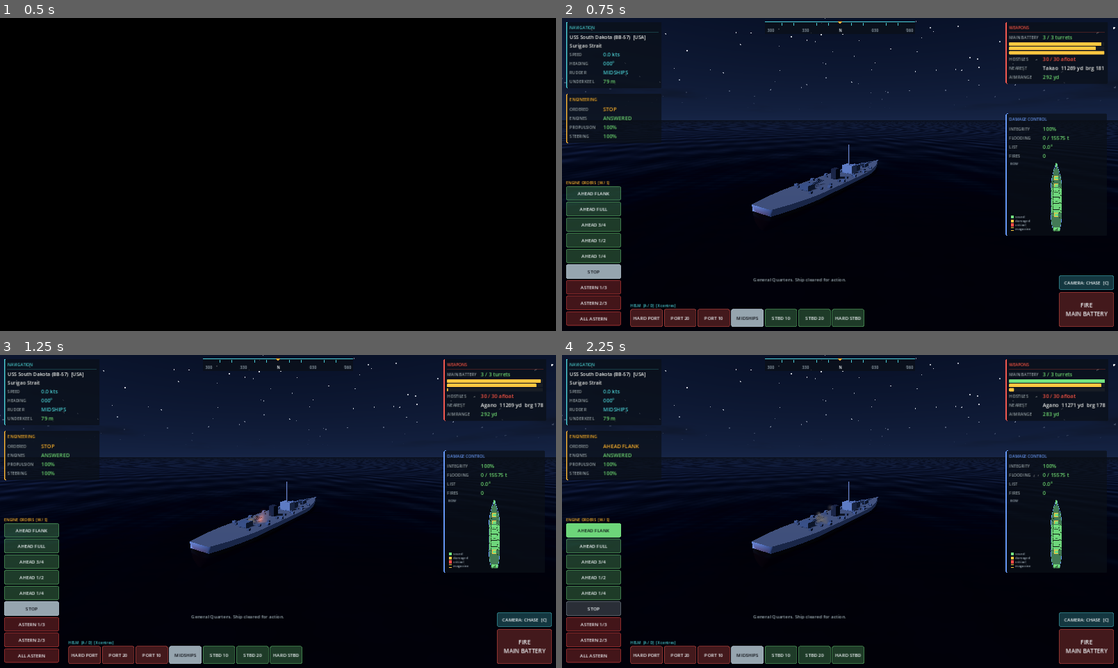
Above: before the commit, frames 1-4 (two rows, left to right).
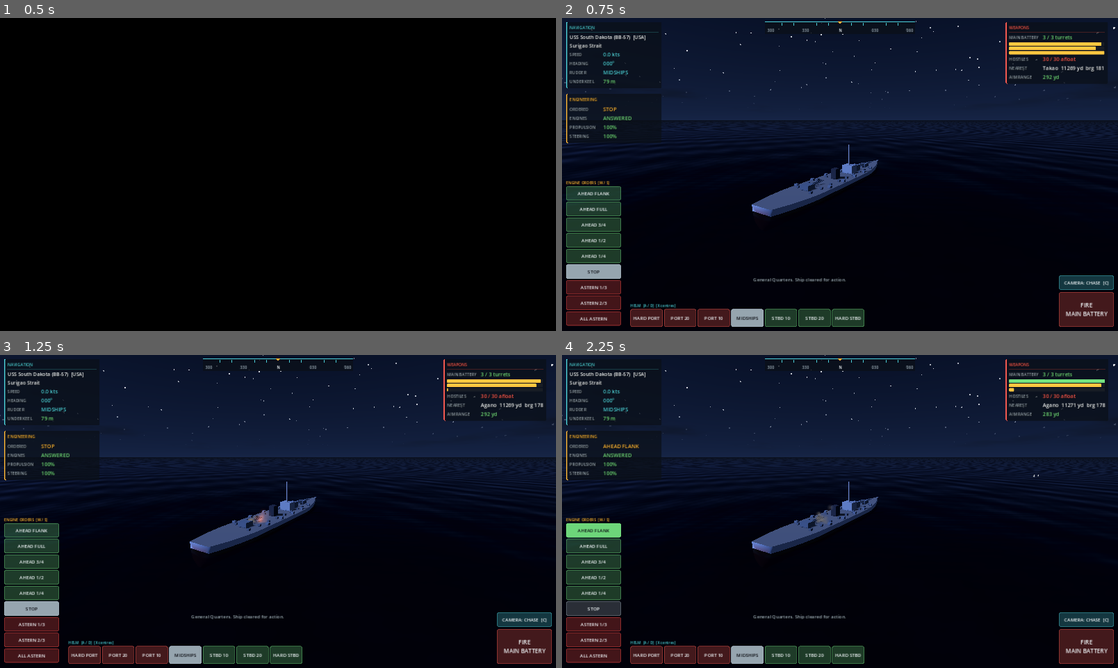
Above: after the commit, the same moments.

Repository: KWKoch/HullDown
Game: Godot game, scene res://scenes/title_cinematic.tscn
Two runs of this game, one before a commit and one after it. Both use one fixed random seed, a clock stepped at 60 frames per second and the inputs below.
Inputs (mouse positions are in pixels of both pictures, inside the frame that each line leads up to):
- Up to frame 1 (0.5 s): no input
- Up to frame 2 (0.75 s): tap Enter at 0.5 s; move the mouse to (962, 158) at 0.52 s; hold D (rudder_right) from 0.53 s (still down); tap X at 0.6 s; click (962, 158) at 0.67 s
- Up to frame 3 (1.25 s): keep holding D (rudder_right); tap Space at 0.77 s
- Up to frame 4 (2.25 s): release D (rudder_right) at 1.25 s; click "AHEAD FLANK" at 1.25 s; click "AHEAD FLANK ..." at 2 s

Frame 1 is identical in both runs. In frame 2, 1.2% of the frame differs, in the area x 79-98%, y 30-70%; in frame 3, 1.2%; in frame 4, 1.3%.

Commit message:
Hide damage-control panel and schematic while reworking the UI (flag SHOW_DAMAGE_PANEL)
Co-Authored-By: Claude Sonnet 5.5 <noreply@anthropic.com>
Claude-Session: https://claude.ai/code/session_01LqtTQ2aJhkQrxi4uazJqin

Diff:
--- a/scripts/ui/hud.gd
+++ b/scripts/ui/hud.gd
@@ -17,6 +17,7 @@
 const C_BAD := Color(1.00, 0.30, 0.28)
 const C_DIM := Color(0.62, 0.68, 0.72)
 const C_TEXT := Color(0.94, 0.96, 0.97)
+const SHOW_DAMAGE_PANEL := false     ## damage-control panel + ship schematic; hidden while the UI is being reworked
 const C_PANEL := Color(0.04, 0.06, 0.09, 0.72)
 
 var ship: Ship
@@ -161,6 +162,7 @@
 	_schematic.mouse_filter = Control.MOUSE_FILTER_IGNORE
 	_schematic.draw.connect(_draw_schematic)
 	dmg.add_child(_schematic)
+	dmg.get_parent().visible = SHOW_DAMAGE_PANEL
 
 	# Compass strip and alerts (top centre)
 	_compass = Control.new()
